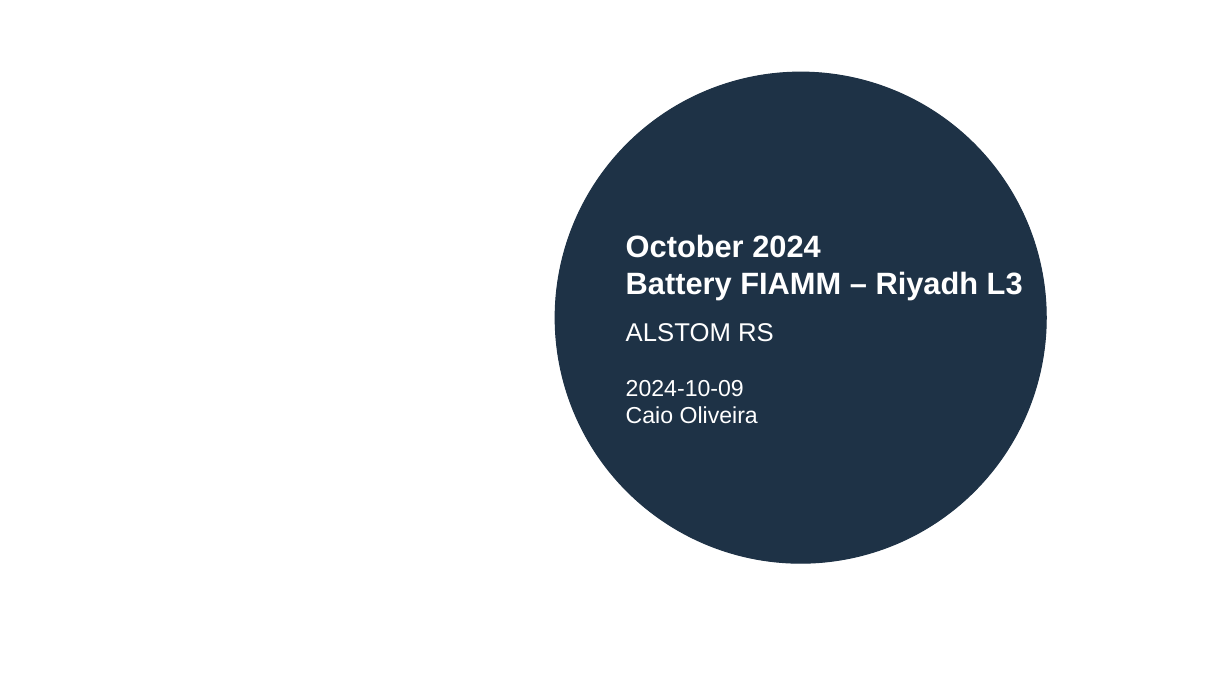
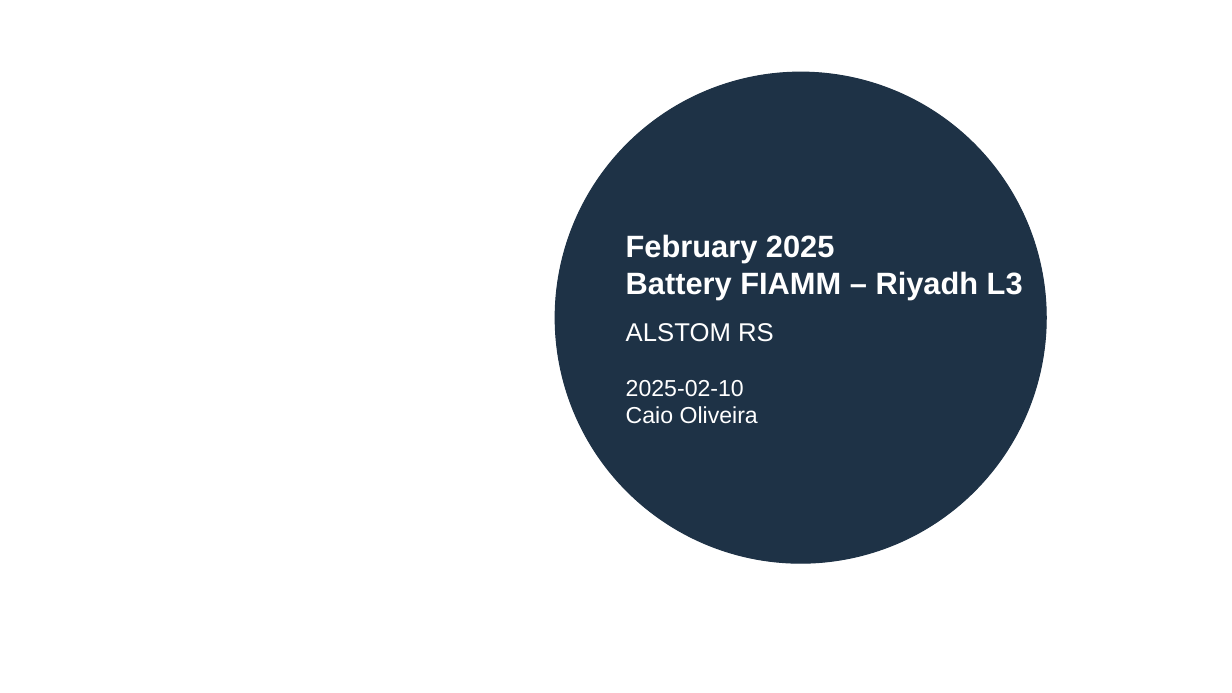
Before and after one commit to caio-roliveira/riyadh_repo, a slide deck: slide 1 of Reliability Reports/Battery FIAMM - Riyadh - 20250210.pptx. Drawn at 1232x693 pixels with LibreOffice and Linux fonts; fonts in the diff are those of the drawing; background and template pictures are left out. Boxes give left, top, right and bottom in pixels: in the first picture for what was removed or moved away, otherwise in the second. Text is boxed around its words. In the diff, an @@ line names an element or a change of style, - is before the commit and + after.

```diff
--- a/Reliability Reports/Battery FIAMM - Riyadh - 20250210.pptx
+++ b/Reliability Reports/Battery FIAMM - Riyadh - 20250210.pptx
@@ title at [626,234,1023,299]: text changed @@
-October 2024
-Battery FIAMM – Riyadh L3
+February 2025
+Battery FIAMM – Riyadh L3
@@ text at [626,380,744,397]: text changed @@
-2024-10-09
+2025-02-10
```
Also in this commit, not shown: 1 other slide changed, 2 other files.
